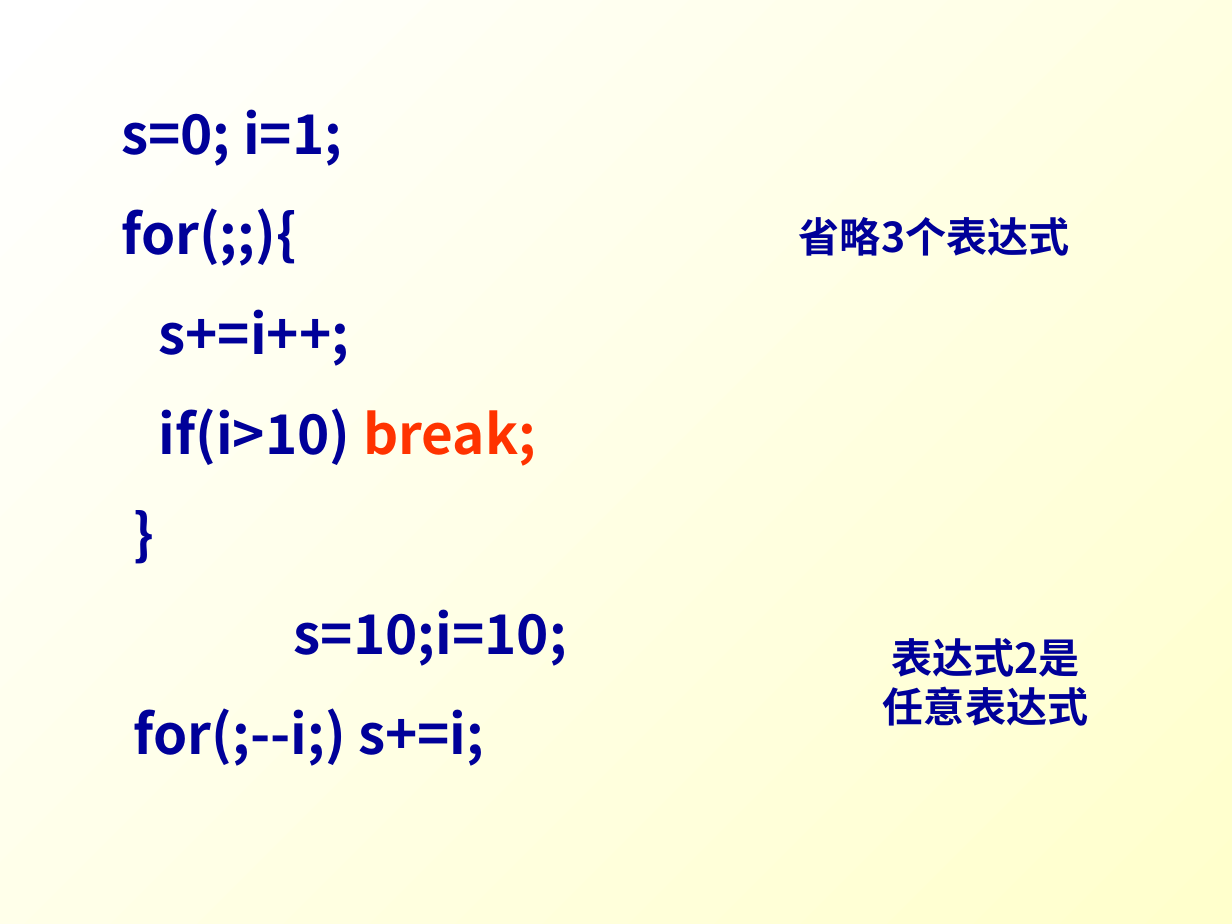
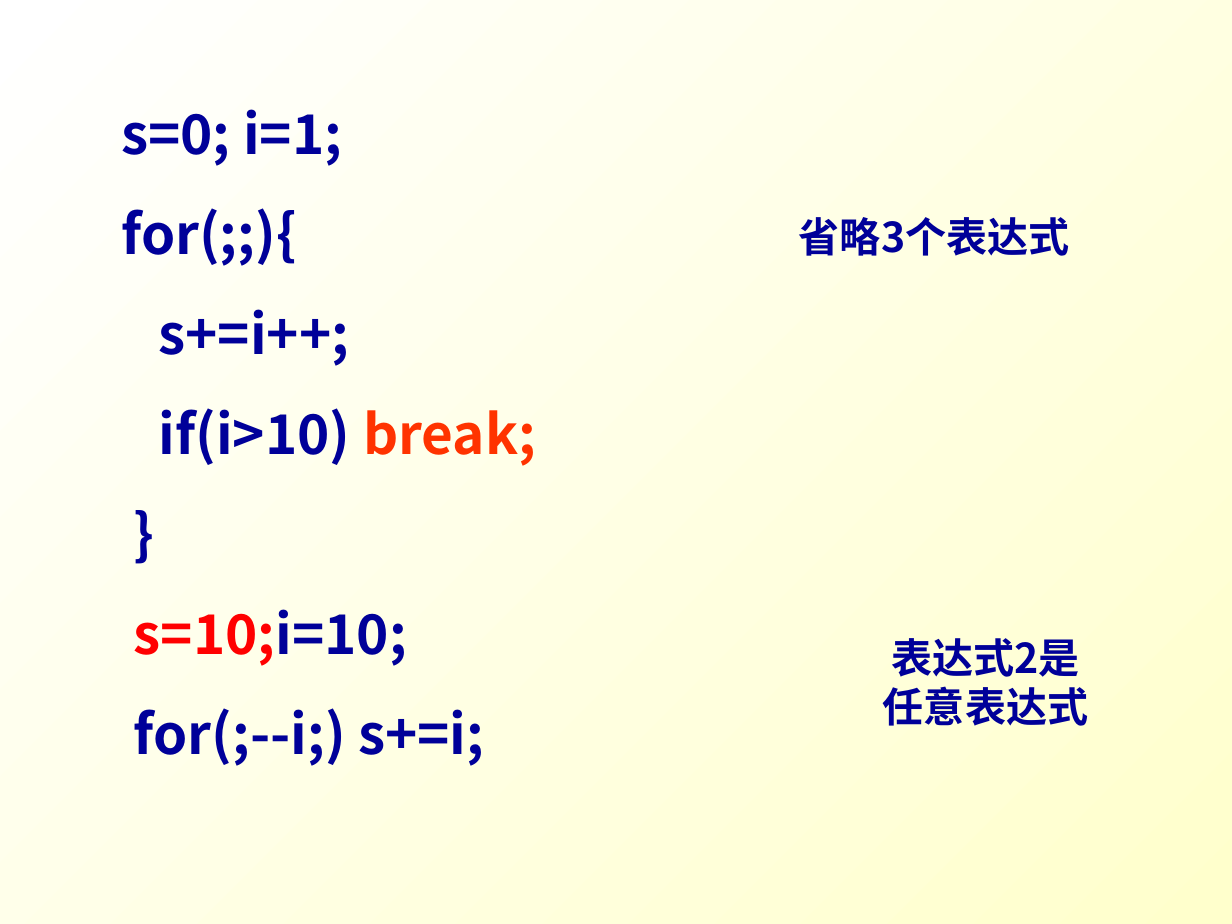
Before and after one commit to Changhe160/Changhe160.github.io, a slide deck: slide 31 of teachingRes/Cplusplus/unit02控制结构.ppt. Drawn at 1232x924 pixels with LibreOffice and Linux fonts; fonts in the diff are those of the drawing. Boxes give left, top, right and bottom in pixels: in the first picture for what was removed or moved away, otherwise in the second. Text is boxed around its words. In the diff, an @@ line names an element or a change of style, - is before the commit and + after.

```diff
--- a/teachingRes/Cplusplus/unit02控制结构.ppt
+++ b/teachingRes/Cplusplus/unit02控制结构.ppt
@@ text "s=0; i=1;" at (x1=121, y1=109, x2=536, y2=766): text colour #000099 to #FF0000 in "s=10;i=10;"; alignment justified to left; alignment centre to left @@
```
Also in this commit, not shown: 7 other slides changed, 2 slides removed.
